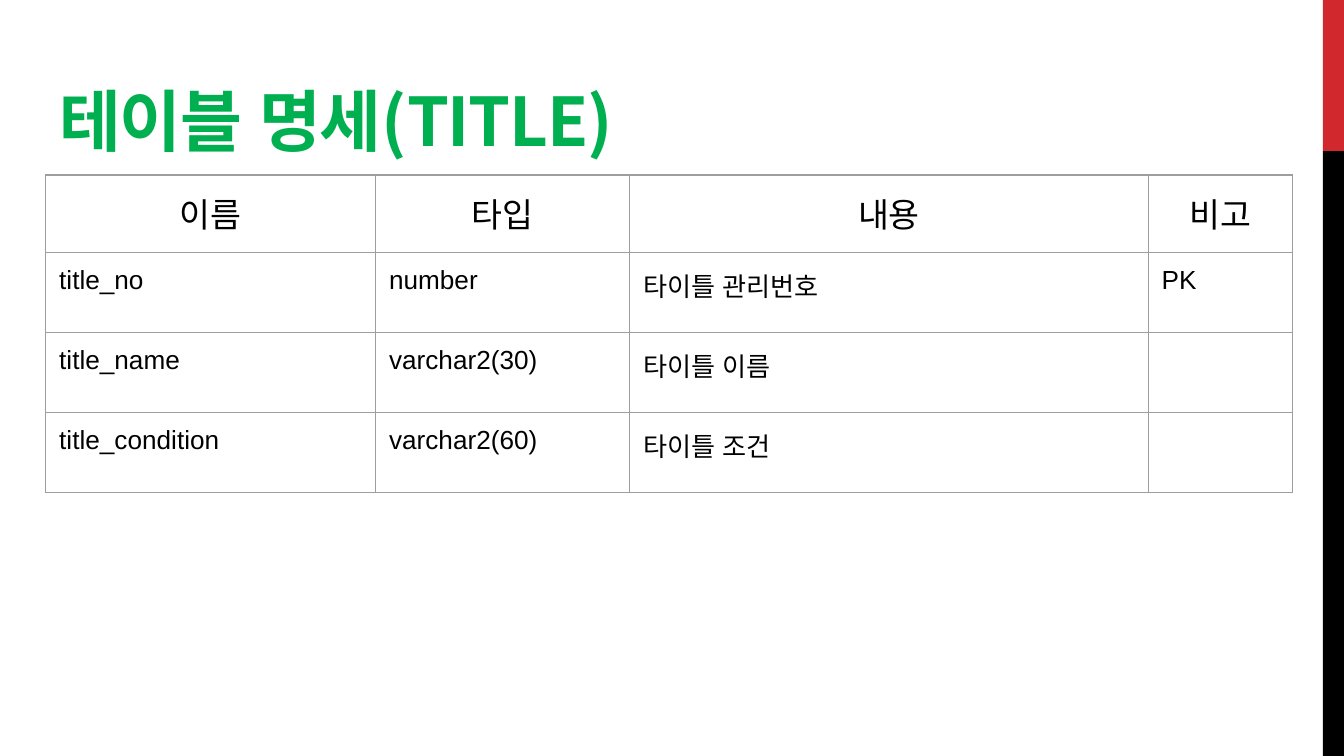
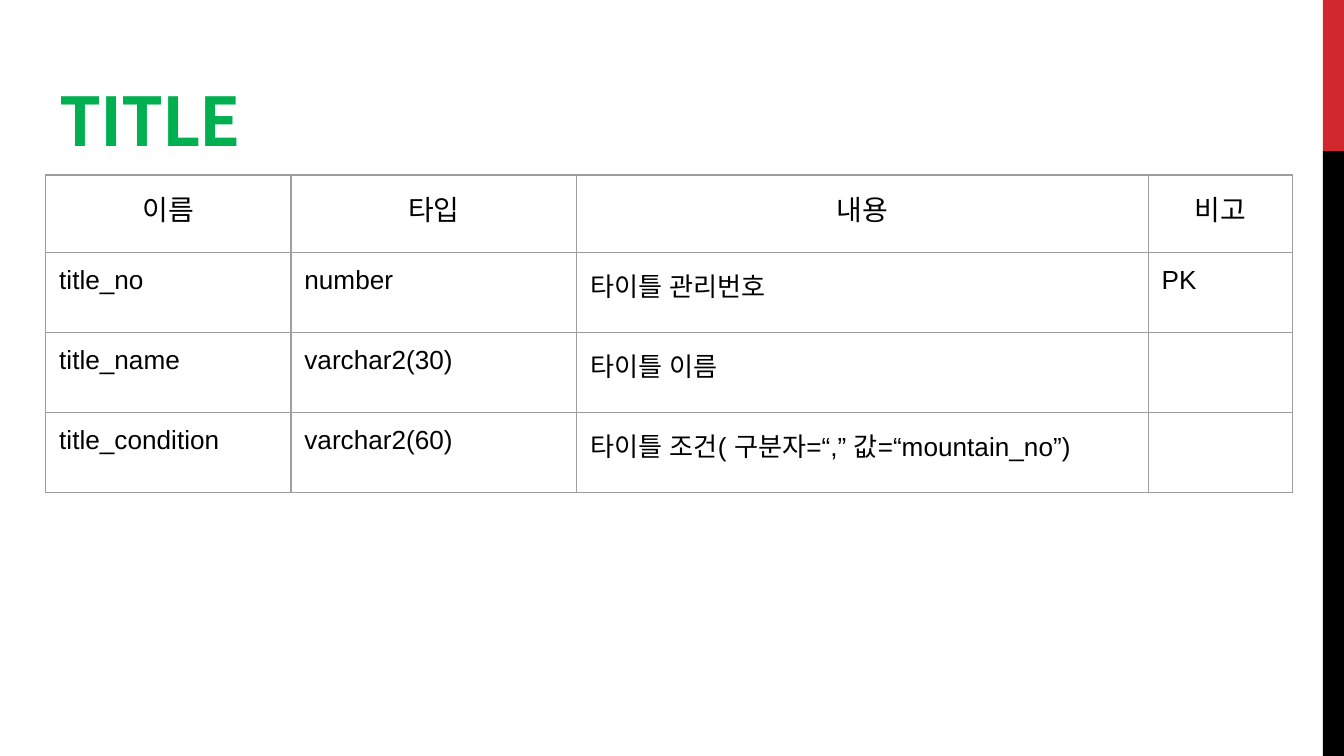
Before and after one commit to dta987/WebProject, a slide deck: slide 7 of WebContent/common/5조.YamaManProject.pptx. Drawn at 1344x756 pixels with LibreOffice and Linux fonts; fonts in the diff are those of the drawing. Boxes give left, top, right and bottom in pixels: in the first picture for what was removed or moved away, otherwise in the second. Text is boxed around its words. In the diff, an @@ line names an element or a change of style, - is before the commit and + after.

Commit message:
ppt수정 테이블 수정 Signed-off-by: ITFE-7 <ITFE-7@ITFE-07>

```diff
--- a/WebContent/common/5조.YamaManProject.pptx
+++ b/WebContent/common/5조.YamaManProject.pptx
@@ title at [59, 96, 241, 146]: text changed @@
-테이블 명세(TITLE)
+TITLE
@@ table at [46, 175, 1293, 492] @@
-row 4, column 3: 타이틀 조건
+row 4, column 3: 타이틀 조건( 구분자=“,” 값=“mountain_no”)
@@ size 18 to 15 pt in "이름", "타입", "내용", "비고" @@
```
Also in this commit, not shown: 4 other slides changed, 1 other file.
